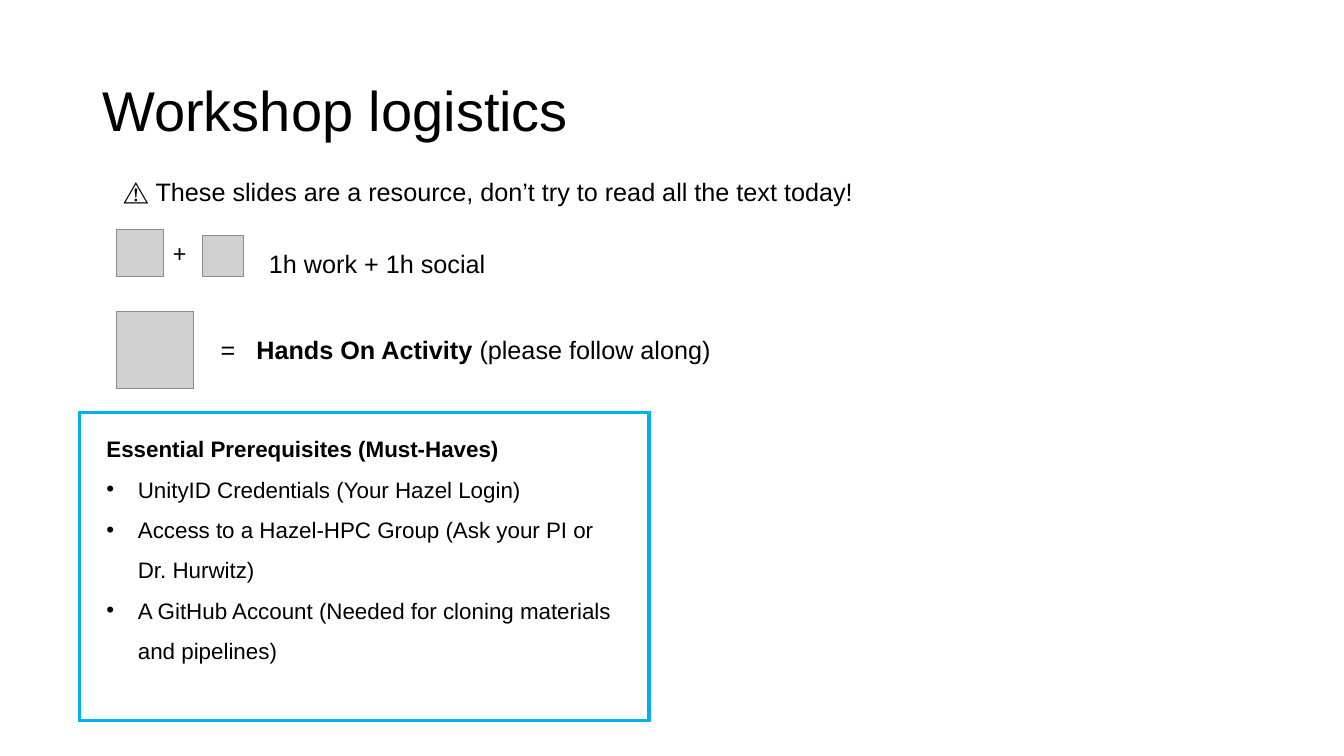
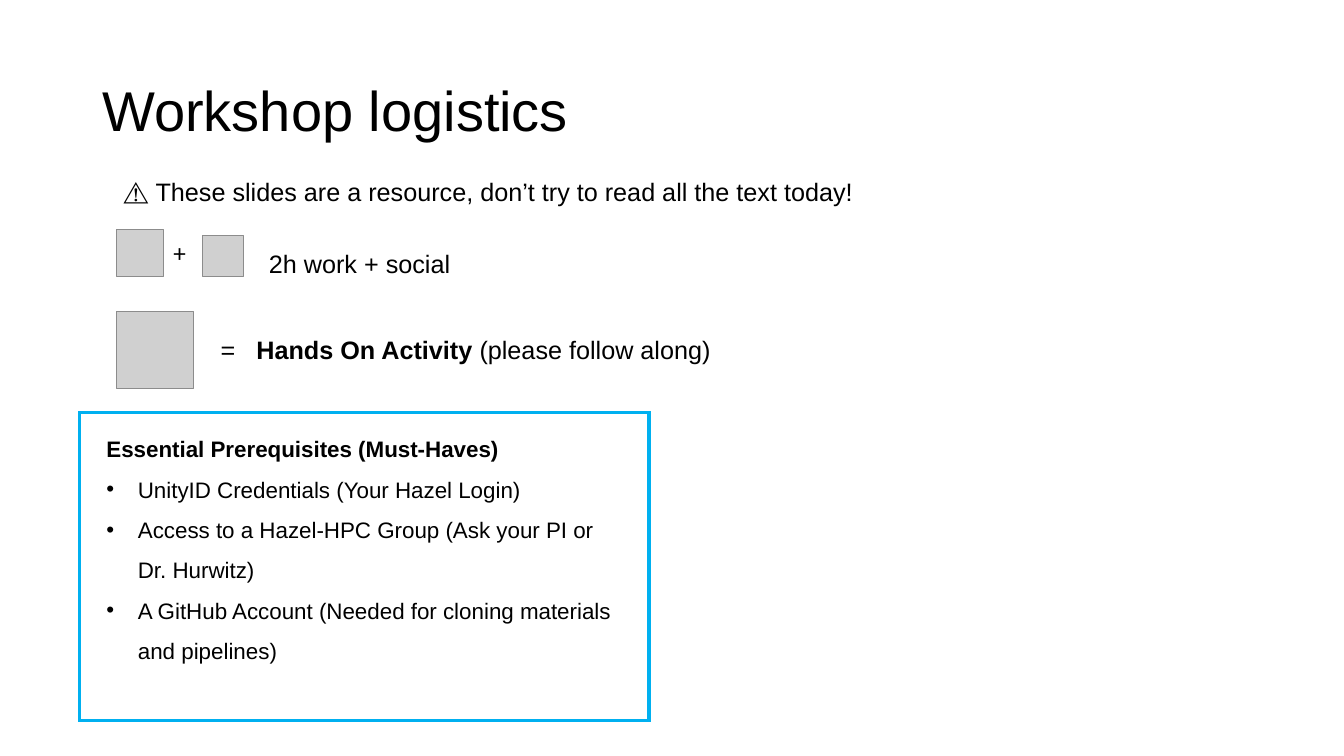
Before and after one commit to hurwitzlab/brc_hazel_training, a slide deck: slide 5 of slides/brc_hazel_0001.pptx (slide 6 before the commit). Drawn at 1344x756 pixels with LibreOffice and Linux fonts; fonts in the diff are those of the drawing; grey boxes stand for pictures. Boxes give left, top, right and bottom in pixels: in the first picture for what was removed or moved away, otherwise in the second. Text is boxed around its words. In the diff, an @@ line names an element or a change of style, - is before the commit and + after.

```diff
--- a/slides/brc_hazel_0001.pptx
+++ b/slides/brc_hazel_0001.pptx
@@ text at [269, 254, 450, 274]: text changed @@
-1h work + 1h social
+2h work + social
```
Also in this commit, not shown: 6 other slides changed, 2 slides added, 8 slides removed, 14 other files.
